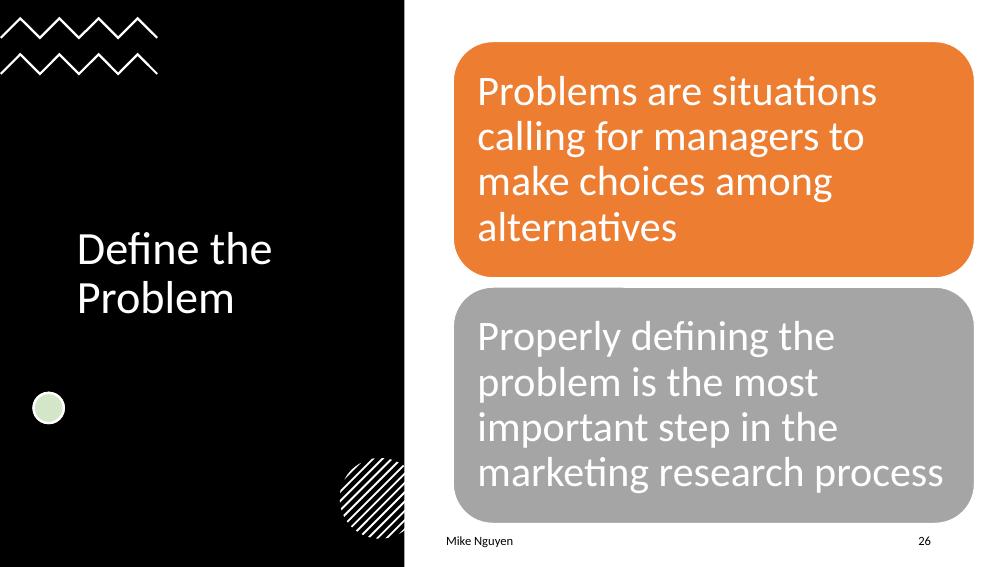
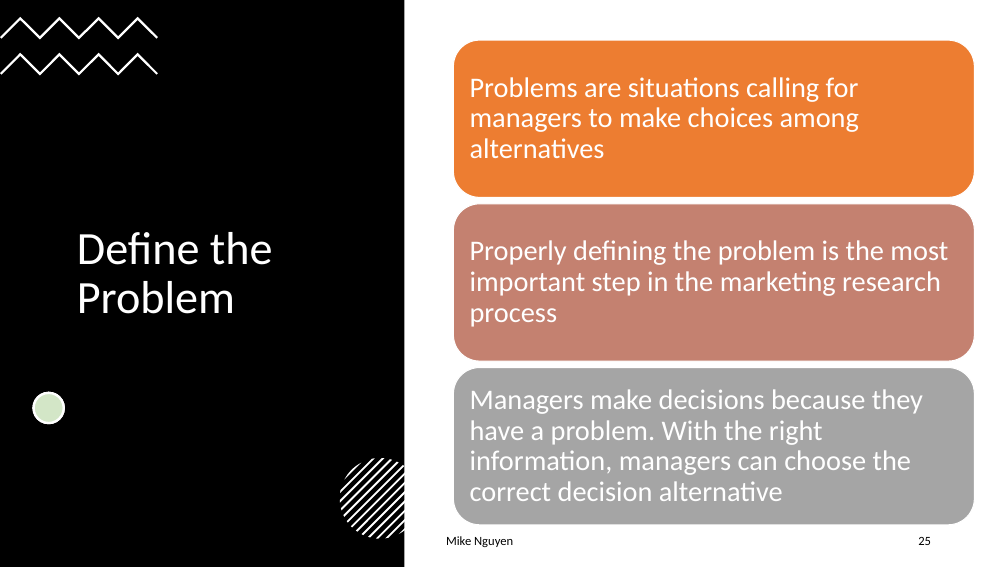
Before and after one commit to mikenguyen13/mar4050, a slide deck: slide 25 of lectures/1/2_Marketing Research Process.pptx (slide 26 before the commit). Drawn at 1008x567 pixels with LibreOffice and Linux fonts; fonts in the diff are those of the drawing. Boxes give left, top, right and bottom in pixels: in the first picture for what was removed or moved away, otherwise in the second. Text is boxed around its words. In the diff, an @@ line names an element or a change of style, - is before the commit and + after.

```diff
--- a/lectures/1/2_Marketing Research Process.pptx
+++ b/lectures/1/2_Marketing Research Process.pptx
@@ rounded rectangle: place and size @@
-rounded rectangle at bbox=[454, 42, 975, 278]
+rounded rectangle at bbox=[454, 40, 975, 197]
@@ text "Problems are situations calling for ..." at bbox=[470, 77, 859, 158]: size 40 to 27 pt; less space between paragraphs @@
@@ rounded rectangle added at bbox=[454, 204, 975, 361], fill #C48170, outline #FFFFFF 1 pt @@
@@ text "Properly defining the problem is ..." at bbox=[470, 240, 948, 327]: size 40 to 27 pt; less space between paragraphs @@
@@ text "Properly defining the problem is ...": place and size @@
-text "Properly defining the problem is ..." at bbox=[477, 321, 944, 493]
+text "Properly defining the problem is ..." at bbox=[470, 240, 948, 327]
@@ rounded rectangle: place and size @@
-rounded rectangle at bbox=[454, 287, 975, 523]
+rounded rectangle at bbox=[454, 368, 975, 525]
@@ text added at bbox=[470, 389, 923, 501], 27 pt, text #FFFFFF @@
+Managers make decisions because they have a problem. With the right information, managers can choose the correct decision alternative
@@ page number at bbox=[918, 537, 931, 545]: text changed @@
-26
+25
```
Also in this commit, not shown: 10 other slides changed, 3 slides added, 2 slides removed, 3 other files.
